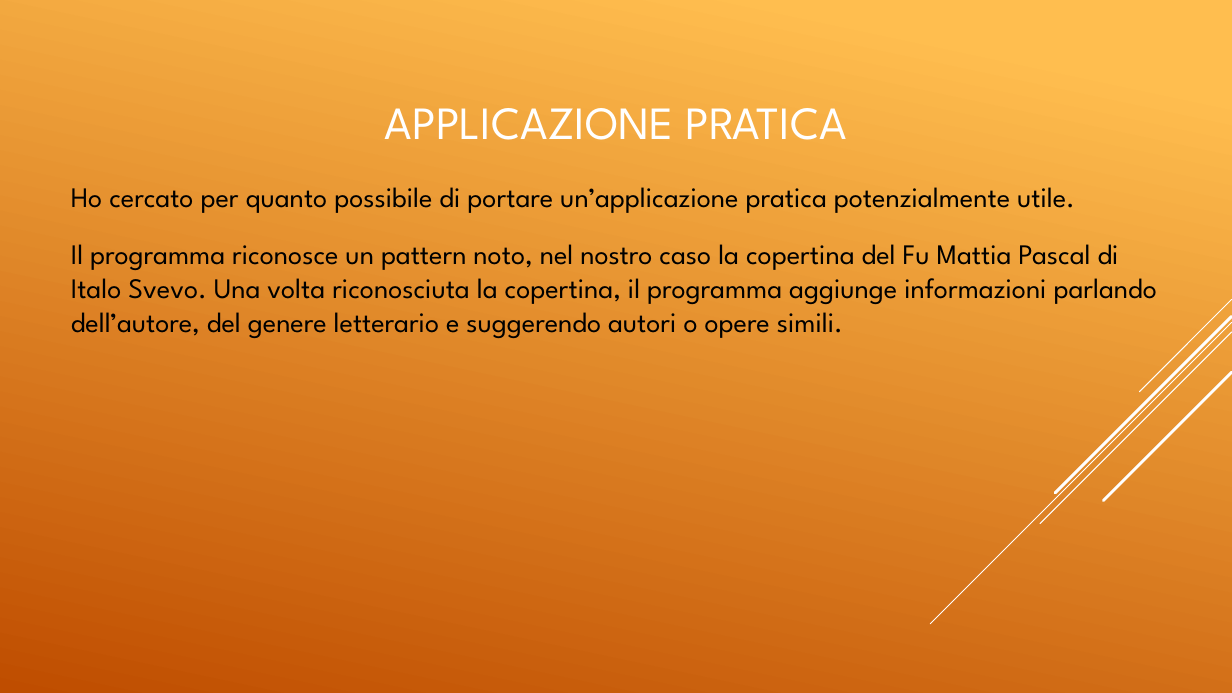
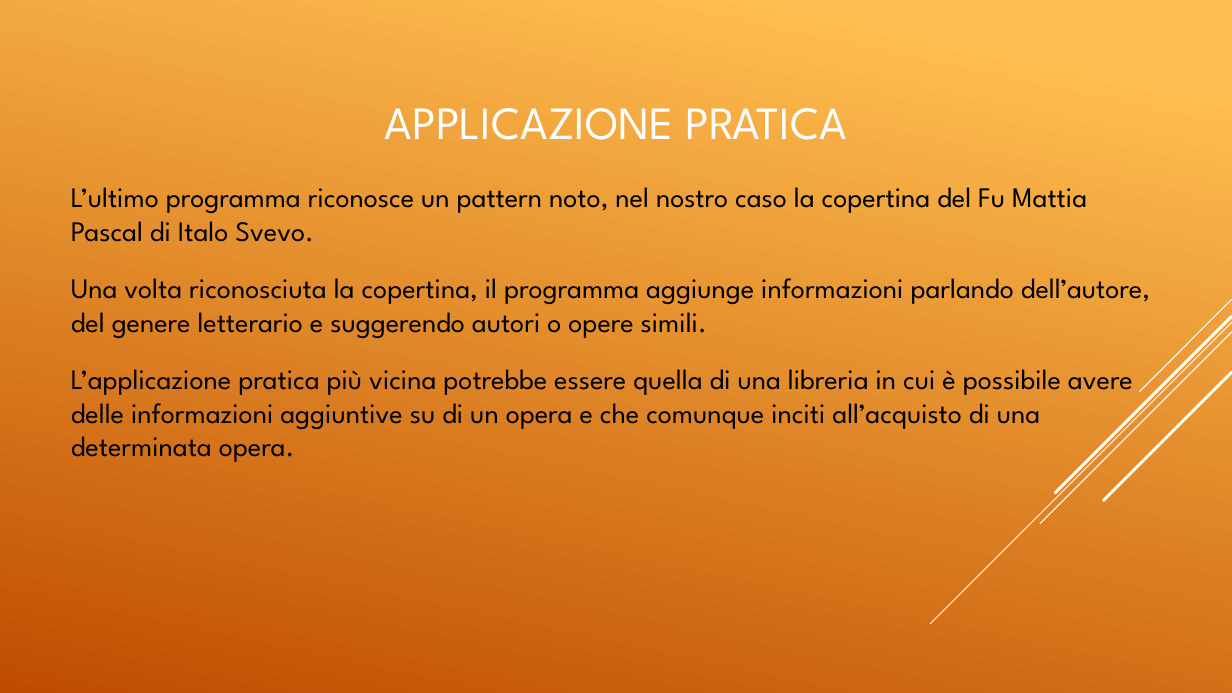
Before and after one commit to elvisdukaj/presentazione, a slide deck: slide 32 of presentazione/Tesina Elvis.pptx (slide 29 before the commit). Drawn at 1232x693 pixels with LibreOffice and Linux fonts; fonts in the diff are those of the drawing. Boxes give left, top, right and bottom in pixels: in the first picture for what was removed or moved away, otherwise in the second. Text is boxed around its words. In the diff, an @@ line names an element or a change of style, - is before the commit and + after.

```diff
--- a/presentazione/Tesina Elvis.pptx
+++ b/presentazione/Tesina Elvis.pptx
@@ text at box(71, 187, 1150, 462): text changed @@
-Ho cercato per quanto possibile di portare un’applicazione pratica potenzialmente utile.
-Il programma riconosce un pattern noto, nel nostro caso la copertina del Fu Mattia Pascal di Italo Svevo. Una volta riconosciuta la copertina, il programma aggiunge informazioni parlando dell’autore, del genere letterario e suggerendo autori o opere simili.
+L’ultimo programma riconosce un pattern noto, nel nostro caso la copertina del Fu Mattia Pascal di Italo Svevo.
+Una volta riconosciuta la copertina, il programma aggiunge informazioni parlando dell’autore, del genere letterario e suggerendo autori o opere simili.
+L’applicazione pratica più vicina potrebbe essere quella di una libreria in cui è possibile avere delle informazioni aggiuntive su di un opera e che comunque inciti all’acquisto di una determinata opera.
```
Also in this commit, not shown: 2 other slides changed, 4 slides added, 6 other files.
